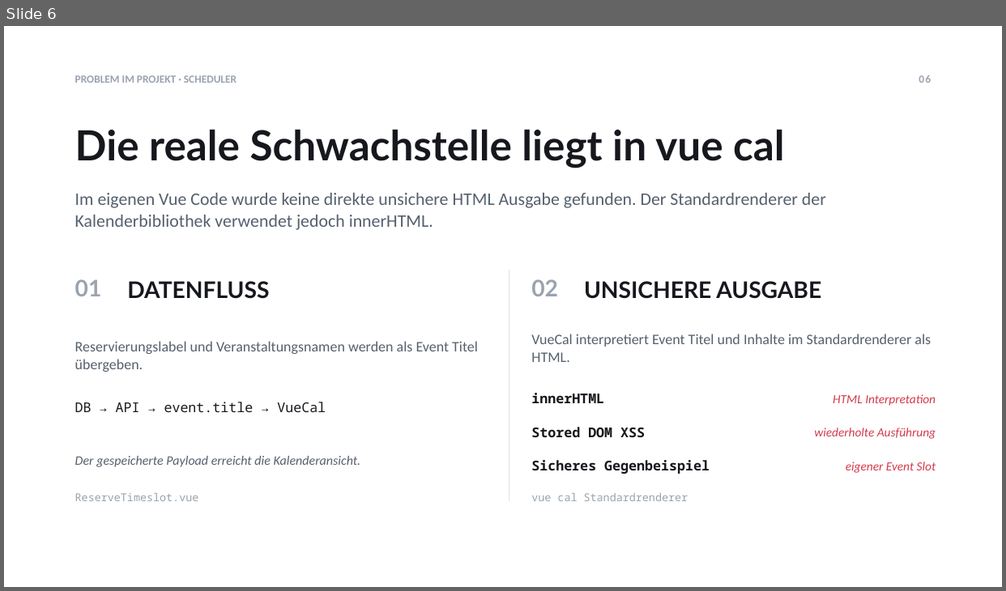
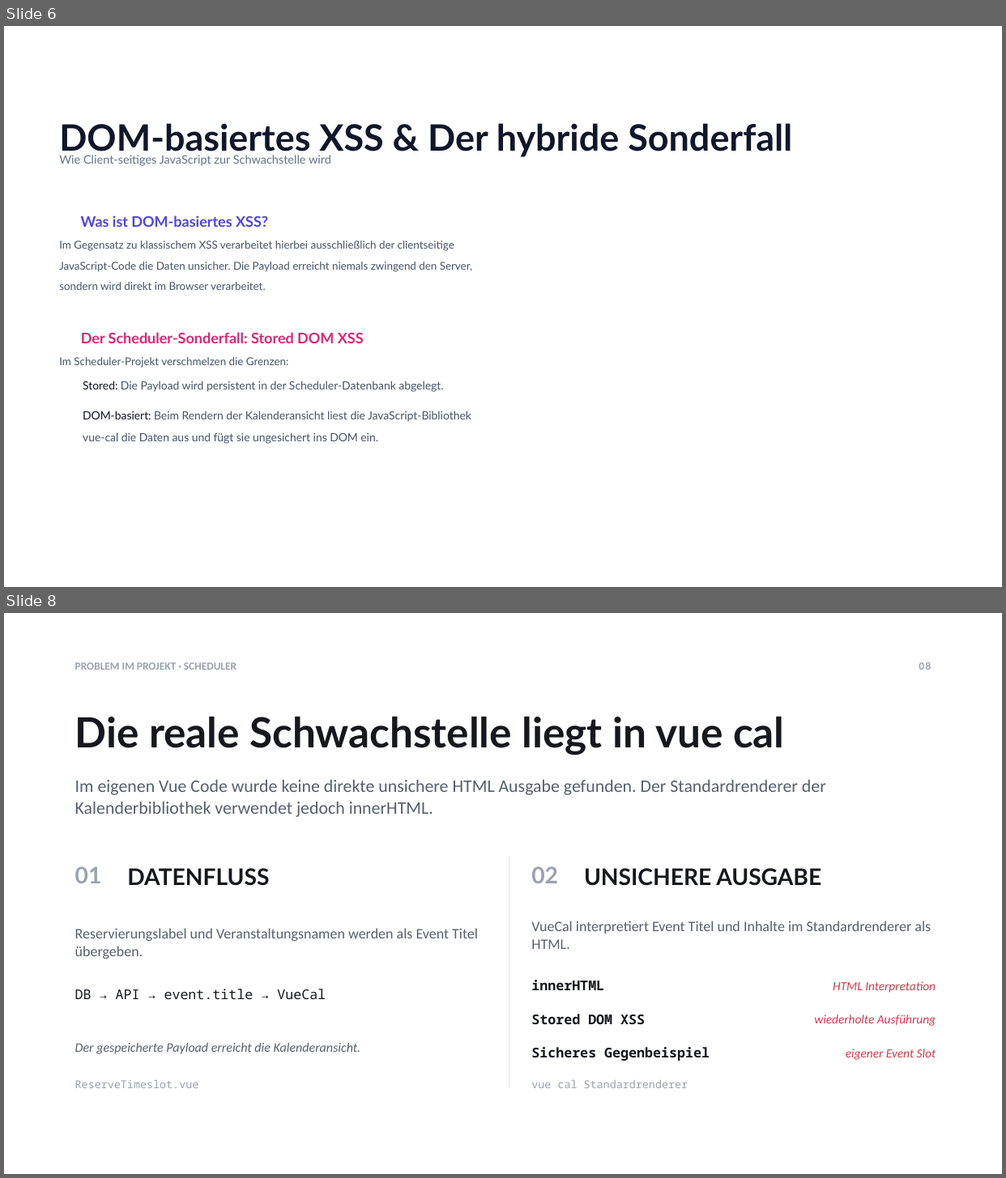
Before and after one commit to Tom-N-M/its-xss_and_cors, a slide deck: XSS-CORS-Praesentation.pptx. Shown one above the other, each under a label of ours: slide 6 before the commit, slides 6 and 8 after it; the slides between them are not shown. The pictures are 1006x591 and 1006x1178 pixels, drawn with LibreOffice and Linux fonts; fonts in the diff are those of the drawing; background and template pictures are left out. Boxes give left, top, right and bottom in pixels: in the first picture for what was removed or moved away, otherwise in the second. Text is boxed around its words. In the diff, an @@ line names an element or a change of style, - is before the commit and + after.

```diff
--- a/XSS-CORS-Praesentation.pptx
+++ b/XSS-CORS-Praesentation.pptx
@@ slide 6 added at (4,26,1002,587), background #FFFFFF @@
@@ text added at (59,123,792,158), 35 pt, text #0F172A, bold @@
+DOM-basiertes XSS & Der hybride Sonderfall
@@ text added at (59,155,331,166), 11.2 pt, text #64748B @@
+Wie Client-seitiges JavaScript zur Schwachstelle wird
@@ text added at (81,216,268,227), 14 pt, text #4F46E5, bold @@
+Was ist DOM-basiertes XSS?
@@ text added at (59,241,472,290), 10.5 pt, text #475569 @@
+Im Gegensatz zu klassischem XSS verarbeitet hierbei ausschließlich der clientseitige JavaScript-Code die Daten unsicher. Die Payload erreicht niemals zwingend den Server, sondern wird direkt im Browser verarbeitet.
@@ text added at (81,332,364,344), 14 pt, text #DB2777, bold @@
+Der Scheduler-Sonderfall: Stored DOM XSS
@@ text added at (59,357,289,368), 10.5 pt, text #475569 @@
+Im Scheduler-Projekt verschmelzen die Grenzen:
@@ text added at (83,381,443,392), 10.9 pt, text #475569 @@
+Stored: Die Payload wird persistent in der Scheduler-Datenbank abgelegt.
@@ text added at (83,411,471,444), 10.9 pt, text #475569 @@
+DOM-basiert: Beim Rendern der Kalenderansicht liest die JavaScript-Bibliothek vue-cal die Daten aus und fügt sie ungesichert ins DOM ein.
@@ what was slide 6 is now slide 8 @@
```
Also in this commit, not shown: 4 other slides added, 3 slides removed.
